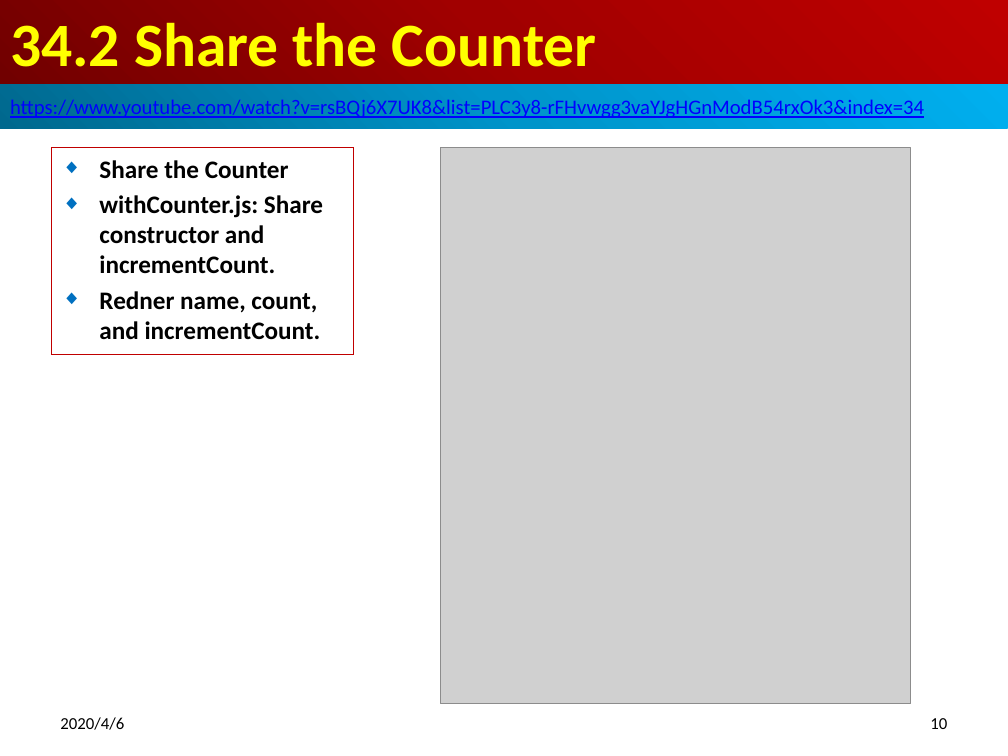
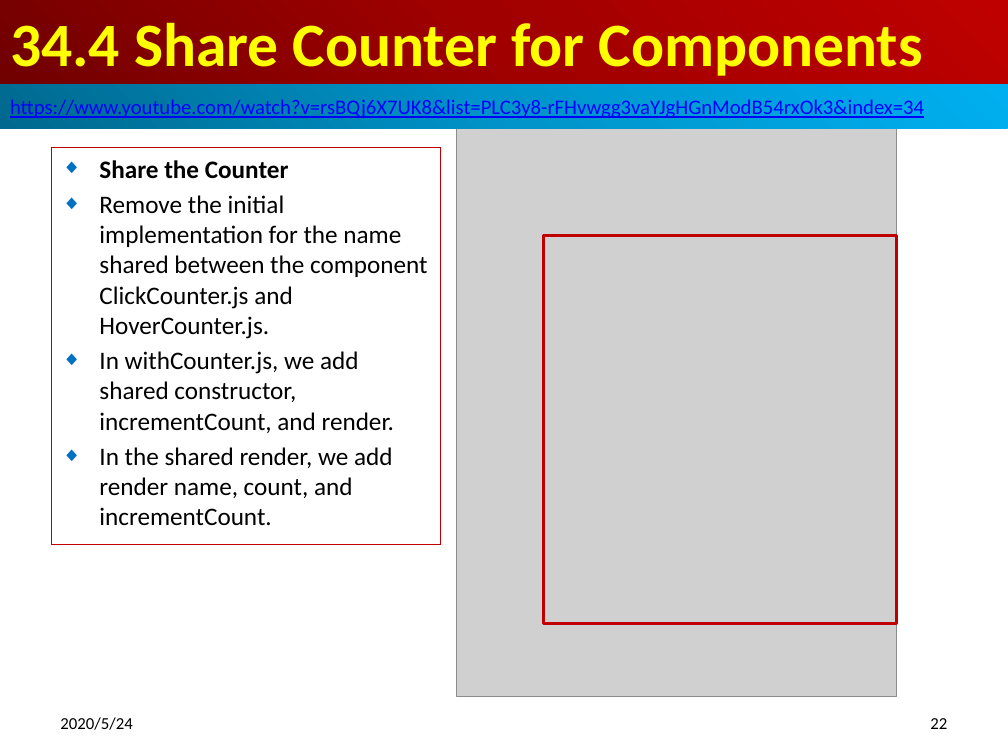
Before and after one commit to peterhchen/800-React-Hook, a slide deck: slide 22 of 34_HOC2.pptx (slide 10 before the commit). Drawn at 1008x756 pixels with LibreOffice and Linux fonts; fonts in the diff are those of the drawing; grey boxes stand for pictures. Boxes give left, top, right and bottom in pixels: in the first picture for what was removed or moved away, otherwise in the second. Text is boxed around its words. In the diff, an @@ line names an element or a change of style, - is before the commit and + after.

```diff
--- a/34_HOC2.pptx
+++ b/34_HOC2.pptx
@@ title at bbox=[10, 22, 923, 76]: text changed @@
-34.2 Share the Counter
+34.4 Share Counter for Components
@@ subtitle "Share the Counter": place and size @@
-subtitle "Share the Counter" at bbox=[51, 148, 353, 355]
+subtitle "Share the Counter" at bbox=[51, 148, 440, 545]
@@ picture: place and size @@
-picture at bbox=[440, 148, 911, 705]
+picture at bbox=[457, 128, 896, 697]
@@ subtitle at bbox=[99, 195, 428, 525]: text changed; bold off @@
-◆ withCounter.js: Share constructor and incrementCount.
-◆ Redner name, count, and incrementCount.
+◆ Remove the initial implementation for the name shared between the component ClickCounter.js and HoverCounter.js.
+◆ In withCounter.js, we add shared constructor, incrementCount, and render.
+◆ In the shared render, we add render name, count, and incrementCount.
@@ rectangle added at bbox=[543, 236, 896, 624], outline #C00000 2 pt @@
@@ text at bbox=[60, 717, 132, 730]: text changed @@
-2020/4/6
+2020/5/24
@@ page number at bbox=[930, 718, 947, 729]: text changed @@
-10
+22
```
Also in this commit, not shown: 18 other slides changed, 15 slides added.
